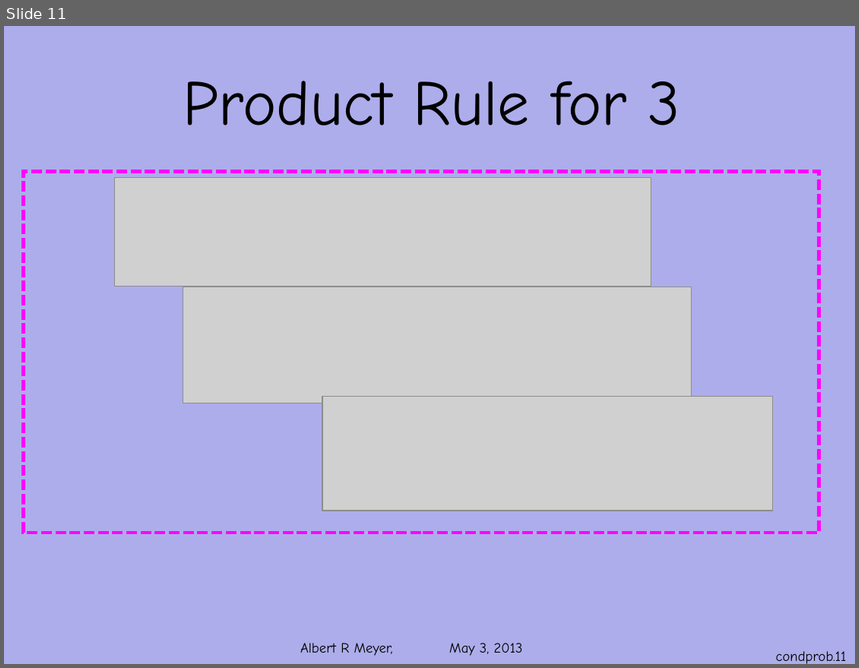
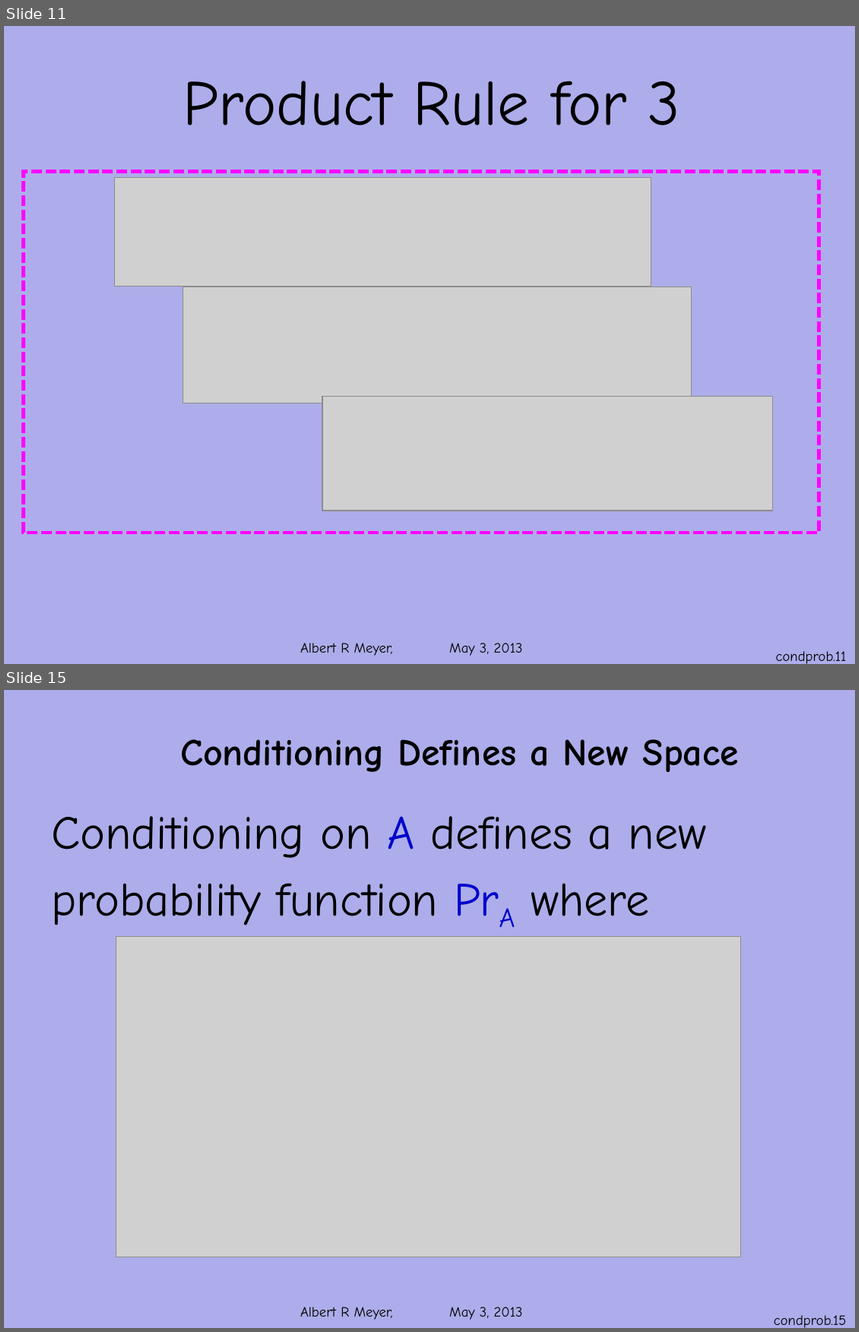
Before and after one commit to armeyer/mcs_web, a slide deck: spring13/slides13/prob-conditional.pptx. Shown one above the other, each under a label of ours: slide 11 before the commit, slides 11 and 15 after it; the slides between them are not shown. The pictures are 859x668 and 859x1332 pixels, drawn with LibreOffice and Linux fonts; fonts in the diff are those of the drawing; grey boxes stand for pictures; background and template pictures are left out. Boxes give left, top, right and bottom in pixels: in the first picture for what was removed or moved away, otherwise in the second. Text is boxed around its words. In the diff, an @@ line names an element or a change of style, - is before the commit and + after.

```diff
--- a/spring13/slides13/prob-conditional.pptx
+++ b/spring13/slides13/prob-conditional.pptx
@@ slide 15 added at (4, 690, 855, 1328), background #ADADEB; not listed: 1 template element that a slide beside it also shows @@
@@ title added at (180, 739, 739, 772), 32 pt, text #000000, bold @@
+Conditioning Defines a New Space
@@ text added at (51, 816, 707, 926), 40 pt, text #000000 @@
+Conditioning on A defines a new
+probability function PrA where
@@ picture added at (116, 936, 741, 1257) @@
@@ page number added at (774, 1315, 847, 1328), 12 pt, text #000000 @@
+condprob.15
```
Also in this commit, not shown: 3 slides changed, 4 other slides added, 1 other file.
